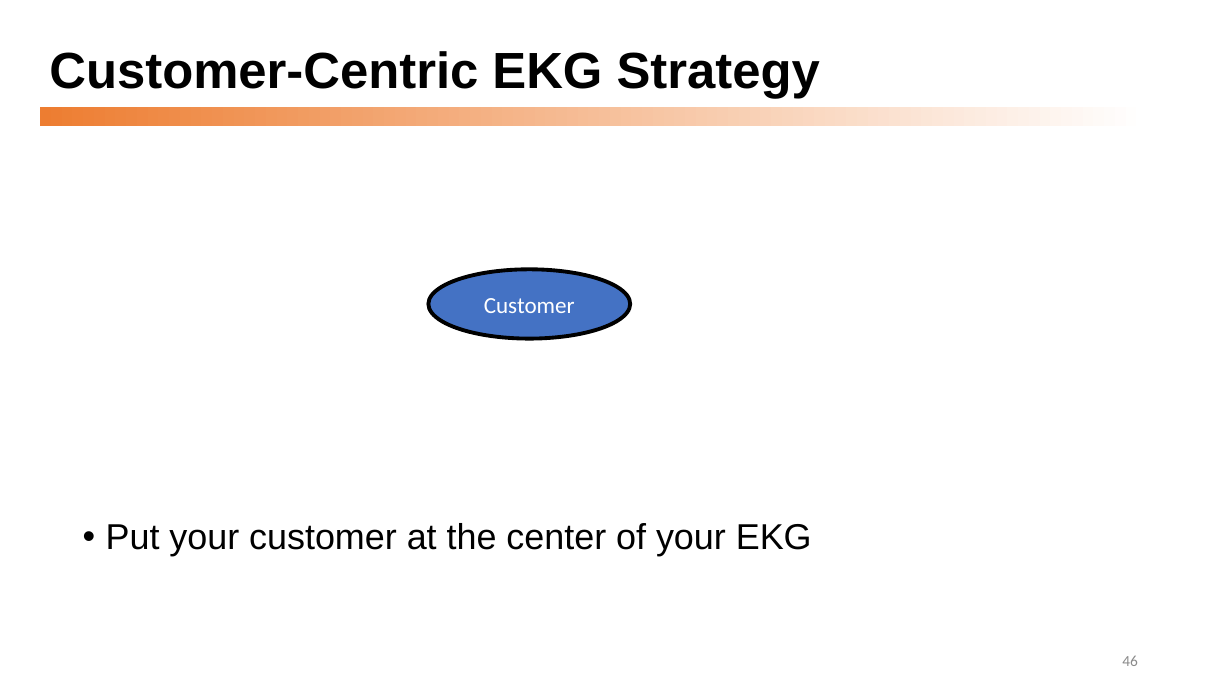
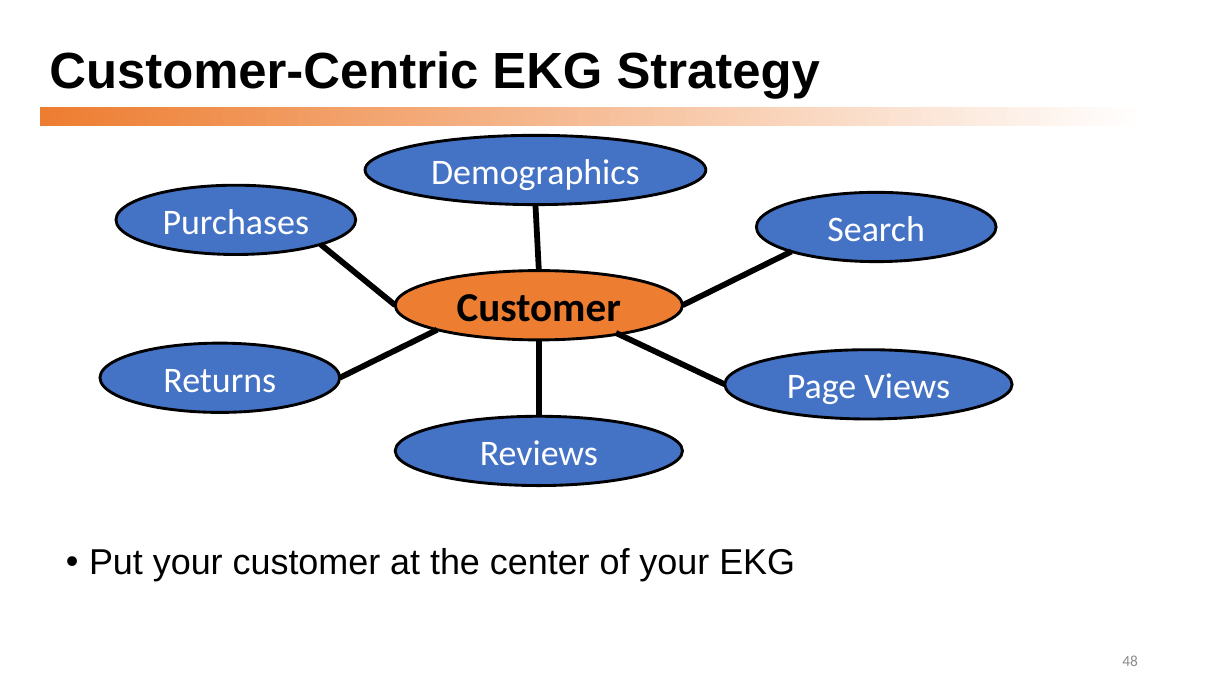
Before and after one commit to dmccreary/graph-systems-thinking, a slide deck: slide 48 of docs/presentations/Graph-Systems-Thinking-Half-Day-Workshop.pptx (slide 46 before the commit). Drawn at 1232x693 pixels with LibreOffice and Linux fonts; fonts in the diff are those of the drawing. Boxes give left, top, right and bottom in pixels: in the first picture for what was removed or moved away, otherwise in the second. Text is boxed around its words. In the diff, an @@ line names an element or a change of style, - is before the commit and + after.

```diff
--- a/docs/presentations/Graph-Systems-Thinking-Half-Day-Workshop.pptx
+++ b/docs/presentations/Graph-Systems-Thinking-Half-Day-Workshop.pptx
@@ ellipse added at [365,135,706,204], fill #4472C4, outline #000000 2.25 pt, 28 pt, text #FFFFFF @@
+Demographics
@@ ellipse added at [116,185,356,254], fill #4472C4, outline #000000 2.25 pt, 28 pt, text #FFFFFF @@
+Purchases
@@ line added from (536, 204) to (539, 271), #000000 4.5 pt @@
@@ ellipse added at [757,192,996,262], fill #4472C4, outline #000000 2.25 pt, 28 pt, text #FFFFFF @@
+Search
@@ line added from (321, 244) to (396, 305), #000000 4.5 pt @@
@@ line added from (683, 305) to (792, 251), #000000 4.5 pt @@
@@ ellipse "Customer": place and size @@
-ellipse "Customer" at [429,269,630,338]
+ellipse "Customer" at [396,271,683,340]
@@ ellipse "Customer" at [396,271,683,340]: size 18 to 32 pt, text colour #FFFFFF to #000000, bold on; fill #4472C4 to #ED7D31; outline #000000 3 pt to #000000 2.25 pt @@
@@ ellipse added at [100,343,339,412], fill #4472C4, outline #000000 2.25 pt, 28 pt, text #FFFFFF @@
+Returns
@@ line added from (340, 378) to (437, 330), #000000 4.5 pt @@
@@ line added from (539, 340) to (539, 417), #000000 4.5 pt @@
@@ line added from (616, 333) to (725, 384), #000000 4.5 pt @@
@@ ellipse added at [725,350,1012,420], fill #4472C4, outline #000000 2.25 pt, 28 pt, text #FFFFFF @@
+Page Views
@@ ellipse added at [396,417,683,486], fill #4472C4, outline #000000 2.25 pt, 28 pt, text #FFFFFF @@
+Reviews
@@ text "Put your customer at the ...": place and size @@
-text "Put your customer at the ..." at [106,523,812,556]
+text "Put your customer at the ..." at [89,548,795,581]
@@ page number at [1122,655,1138,666]: text changed @@
-46
+48
```
Also in this commit, not shown: 5 other slides changed, 3 slides added, 1 other file.
